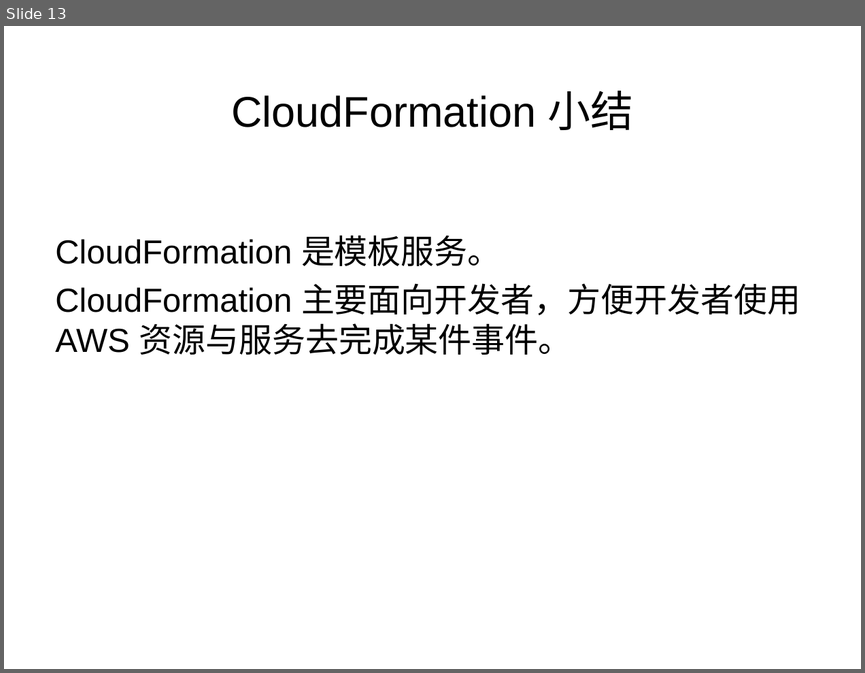
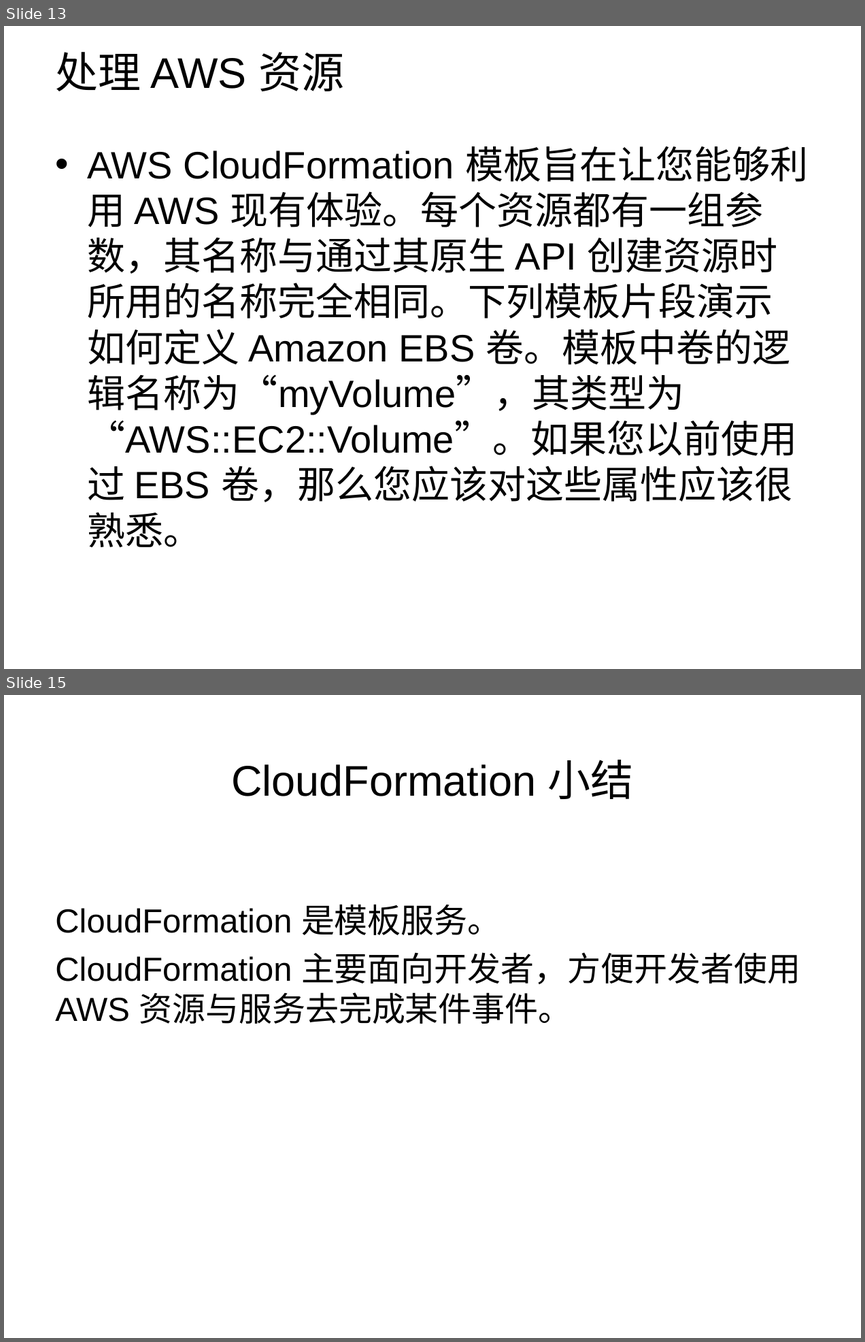
Before and after one commit to leson/guides, a slide deck: cloud/AWS_BeanStalk_CloudFormation.ppt. Shown one above the other, each under a label of ours: slide 13 before the commit, slides 13 and 15 after it; the slides between them are not shown. The pictures are 865x673 and 865x1342 pixels, drawn with LibreOffice and Linux fonts; fonts in the diff are those of the drawing; background and template pictures are left out. Boxes give left, top, right and bottom in pixels: in the first picture for what was removed or moved away, otherwise in the second. Text is boxed around its words. In the diff, an @@ line names an element or a change of style, - is before the commit and + after.

Commit message:
revamp doc of AWS cloud

```diff
--- a/cloud/AWS_BeanStalk_CloudFormation.ppt
+++ b/cloud/AWS_BeanStalk_CloudFormation.ppt
@@ slide 13 added at (4, 26, 861, 669), background picture (left out) @@
@@ title added at (55, 52, 344, 91), 36 pt, text #000000 @@
+处理 AWS 资源
@@ text added at (88, 146, 808, 547), 32 pt, text #000000 @@
+• AWS CloudFormation 模板旨在让您能够利用 AWS 现有体验。每个资源都有一组参数，其名称与通过其原生 API 创建资源时所用的名称完全相同。下列模板片段演示如何定义 Amazon EBS 卷。模板中卷的逻辑名称为“myVolume”，其类型为 “AWS::EC2::Volume”。如果您以前使用过 EBS 卷，那么您应该对这些属性应该很熟悉。
@@ what was slide 13 is now slide 15 @@
```
Also in this commit, not shown: 1 slide changed, 1 other slide added, 2 other files.
